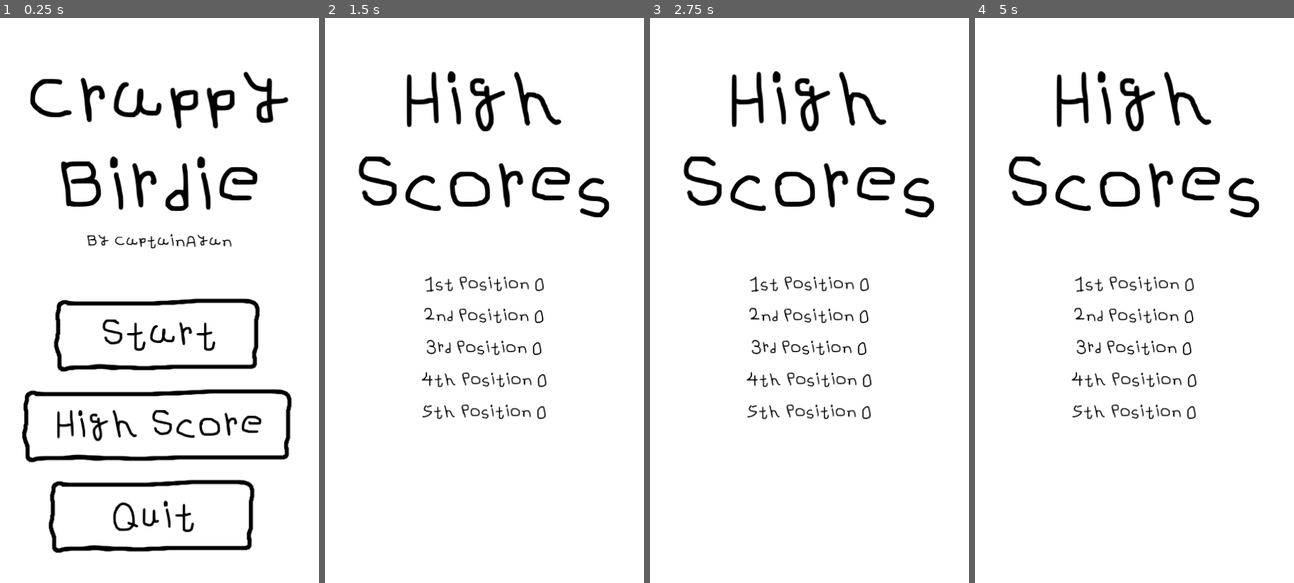
Above: before the commit, frames 1-4 (left to right).
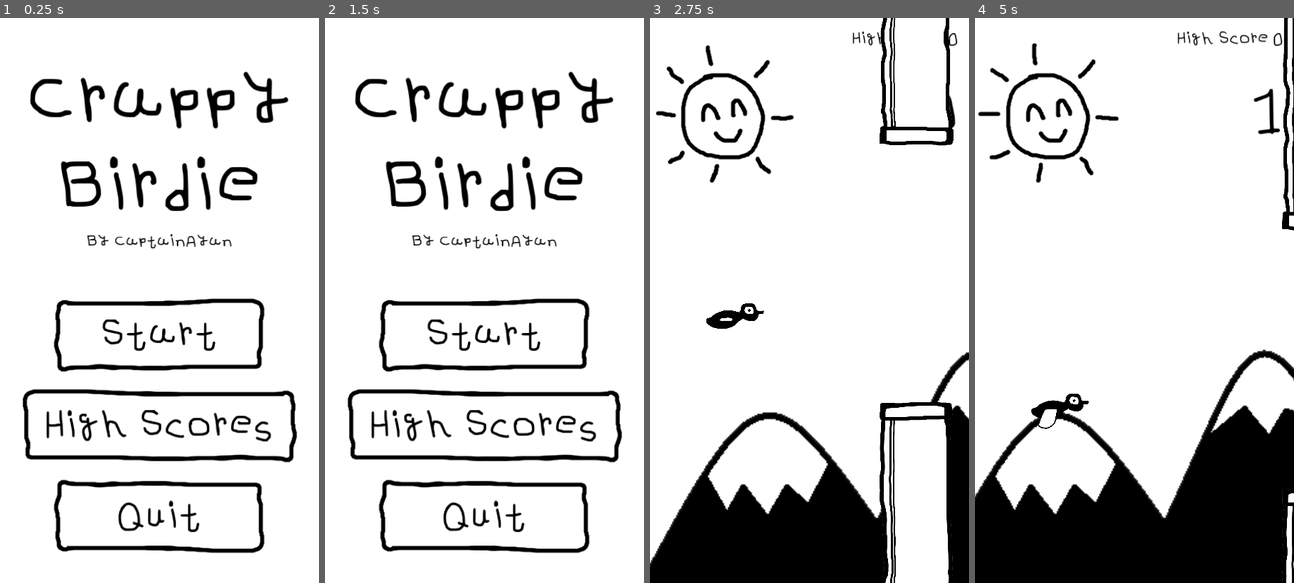
Above: after the commit, the same moments.

Repository: captainAyan/crappybirdie
Game: Godot game, scene res://scenes/menu_scene/menu_scene.tscn
The game is run twice, just before and just after one commit, with the same random seed, the same clock (stepped at 60 frames per second) and the same inputs.
Inputs (mouse positions are in pixels of both pictures, inside the frame that each line leads up to):
- Up to frame 1 (0.25 s): no input
- Up to frame 2 (1.5 s): click "High Score" (after the commit: "High Scores") at 0.5 s; click (484, 515) at 1.25 s, where only the run after the commit has a clickable "Menu"
- Up to frame 3 (2.75 s): click (809, 334) at 2 s, where only the run after the commit has a clickable "Start"
- Up to frame 4 (5 s): tap Enter (ui_accept) at 2.75, 3.02, 3.77 s

The runs differ from the first frame. In frame 1, 6.2% of the frame differs, in the area x 6-94%, y 49-95%; in frame 2, 14%; in frame 3, 23%; in frame 4, 29%, in the area x 0-100%, y 0-100%.

Commit message:
fixed all buttons

Diff:
--- a/scenes/game_scene/game_scene.gd
+++ b/scenes/game_scene/game_scene.gd
@@ -3,10 +3,9 @@
 var speed:int = 250
 var speed_increment:int = 10
 var speed_increment_score:int = 10
+var mountain_distance = 10
 
 var gameover:bool = false
-
-var mountain_distance = 10
 
 enum Gap { SMALL, MID, BIG }
 var current_gap_state:Gap = Gap.MID
--- a/scenes/gameover_scene/gameover_scene.gd
+++ b/scenes/gameover_scene/gameover_scene.gd
@@ -4,6 +4,9 @@
 	$UICanvasLayer/YourScoreLabel.text = "Your Score " + str(ScoreManager.current_score)
 	ScoreManager.update_current_score(0)
 	$UICanvasLayer/HighScoreLabel.text = "High Score " + str(ScoreManager.high_scores[0])
+
+func _on_menu_button_pressed():
+	get_tree().change_scene_to_file("res://scenes/menu_scene/menu_scene.tscn")
 
 func _on_restart_game_button_pressed():
 	get_tree().change_scene_to_file("res://scenes/game_scene/game_scene.tscn")
--- a/scenes/gameover_scene/gameover_scene.tscn
+++ b/scenes/gameover_scene/gameover_scene.tscn
@@ -1,11 +1,14 @@
-[gd_scene load_steps=4 format=3 uid="uid://dqe15vfr2i477"]
+[gd_scene load_steps=5 format=3 uid="uid://dqe15vfr2i477"]
 
 [ext_resource type="FontFile" uid="uid://kl7l1rnj2f6v" path="res://assets/Myfont-Regular.ttf" id="1_7t6pa"]
 [ext_resource type="Script" path="res://scenes/gameover_scene/gameover_scene.gd" id="1_e2l8b"]
 [ext_resource type="Texture2D" uid="uid://bm5pe5wjjh12p" path="res://assets/nine_patch_botton_texture.png" id="2_8a15w"]
+[ext_resource type="Texture2D" uid="uid://bvi4uix7xs3oa" path="res://assets/restart.png" id="4_ecpkh"]
 
 [node name="GameoverScene" type="Node2D"]
 script = ExtResource("1_e2l8b")
+metadata/_edit_horizontal_guides_ = [808.0, 688.0, 656.0]
+metadata/_edit_vertical_guides_ = [240.0]
 
 [node name="BackgroundColorCanvasLayer" type="CanvasLayer" parent="."]
 layer = -1
@@ -70,19 +73,19 @@
 anchor_top = 1.0
 anchor_right = 0.5
 anchor_bottom = 1.0
-offset_left = -168.0
-offset_top = -160.0
-offset_right = 168.0
-offset_bottom = -40.0
+offset_left = -48.0
+offset_top = -288.0
+offset_right = 48.0
+offset_bottom = -192.0
 grow_horizontal = 2
 grow_vertical = 0
+metadata/_edit_lock_ = true
 metadata/_edit_group_ = true
-metadata/_edit_lock_ = true
 
 [node name="NinePatchRect" type="NinePatchRect" parent="UICanvasLayer/RestartGameButton"]
 layout_mode = 0
-offset_right = 336.0
-offset_bottom = 120.0
+offset_right = 96.0
+offset_bottom = 96.0
 texture = ExtResource("2_8a15w")
 patch_margin_left = 24
 patch_margin_top = 24
@@ -90,7 +93,38 @@
 patch_margin_bottom = 24
 metadata/_edit_lock_ = true
 
-[node name="Label" type="Label" parent="UICanvasLayer/RestartGameButton"]
+[node name="Restart" type="Sprite2D" parent="UICanvasLayer/RestartGameButton"]
+position = Vector2(48, 48)
+scale = Vector2(0.571429, 0.55814)
+texture = ExtResource("4_ecpkh")
+metadata/_edit_lock_ = true
+
+[node name="MenuButton" type="TextureButton" parent="UICanvasLayer"]
+anchors_preset = 7
+anchor_left = 0.5
+anchor_top = 1.0
+anchor_right = 0.5
+anchor_bottom = 1.0
+offset_left = -160.0
+offset_top = -160.0
+offset_right = 160.0
+offset_bottom = -40.0
+grow_horizontal = 2
+grow_vertical = 0
+metadata/_edit_group_ = true
+metadata/_edit_lock_ = true
+
+[node name="NinePatchRect" type="NinePatchRect" parent="UICanvasLayer/MenuButton"]
+layout_mode = 0
+offset_right = 320.0
+offset_bottom = 120.0
+texture = ExtResource("2_8a15w")
+patch_margin_left = 24
+patch_margin_top = 24
+patch_margin_right = 24
+patch_margin_bottom = 24
+
+[node name="Label" type="Label" parent="UICanvasLayer/MenuButton"]
 layout_mode = 1
 anchors_preset = 15
 anchor_right = 1.0
@@ -100,9 +134,9 @@
 theme_override_colors/font_color = Color(0, 0, 0, 1)
 theme_override_fonts/font = ExtResource("1_7t6pa")
 theme_override_font_sizes/font_size = 64
-text = "Restart"
+text = "Menu"
 horizontal_alignment = 1
 vertical_alignment = 1
-metadata/_edit_lock_ = true
 
 [connection signal="pressed" from="UICanvasLayer/RestartGameButton" to="." method="_on_restart_game_button_pressed"]
+[connection signal="pressed" from="UICanvasLayer/MenuButton" to="." method="_on_menu_button_pressed"]
--- a/scenes/high_score_scene/high_score_scene.gd
+++ b/scenes/high_score_scene/high_score_scene.gd
@@ -12,3 +12,7 @@
 	if what == NOTIFICATION_WM_GO_BACK_REQUEST:
 		get_tree().change_scene_to_file("res://scenes/menu_scene/menu_scene.tscn")
 		#get_tree().quit() # default behavior
+
+
+func _on_menu_button_pressed():
+	get_tree().change_scene_to_file("res://scenes/menu_scene/menu_scene.tscn")
--- a/scenes/high_score_scene/high_score_scene.tscn
+++ b/scenes/high_score_scene/high_score_scene.tscn
@@ -1,10 +1,13 @@
-[gd_scene load_steps=3 format=3 uid="uid://wj1pfg1v5lkb"]
+[gd_scene load_steps=4 format=3 uid="uid://wj1pfg1v5lkb"]
 
 [ext_resource type="FontFile" uid="uid://kl7l1rnj2f6v" path="res://assets/Myfont-Regular.ttf" id="1_b36y5"]
 [ext_resource type="Script" path="res://scenes/high_score_scene/high_score_scene.gd" id="1_ymhtu"]
+[ext_resource type="Texture2D" uid="uid://bm5pe5wjjh12p" path="res://assets/nine_patch_botton_texture.png" id="3_7r8eq"]
 
 [node name="HighScoreScene" type="Node2D"]
 script = ExtResource("1_ymhtu")
+metadata/_edit_vertical_guides_ = [240.0]
+metadata/_edit_horizontal_guides_ = [808.0]
 
 [node name="BackgroundColorCanvasLayer" type="CanvasLayer" parent="."]
 layer = -1
@@ -33,7 +36,6 @@
 Scores"
 horizontal_alignment = 1
 vertical_alignment = 1
-metadata/_edit_lock_ = true
 
 [node name="HighScore1stPositionLabel" type="Label" parent="UICanvasLayer"]
 anchors_preset = 10
@@ -105,3 +107,44 @@
 horizontal_alignment = 1
 vertical_alignment = 1
 metadata/_edit_lock_ = true
+
+[node name="MenuButton" type="TextureButton" parent="."]
+anchors_preset = 7
+anchor_left = 0.5
+anchor_top = 1.0
+anchor_right = 0.5
+anchor_bottom = 1.0
+offset_left = 80.0
+offset_top = 688.0
+offset_right = 400.0
+offset_bottom = 808.0
+grow_horizontal = 2
+grow_vertical = 0
+metadata/_edit_group_ = true
+metadata/_edit_lock_ = true
+
+[node name="NinePatchRect" type="NinePatchRect" parent="MenuButton"]
+layout_mode = 0
+offset_right = 320.0
+offset_bottom = 120.0
+texture = ExtResource("3_7r8eq")
+patch_margin_left = 24
+patch_margin_top = 24
+patch_margin_right = 24
+patch_margin_bottom = 24
+
+[node name="Label" type="Label" parent="MenuButton"]
+layout_mode = 1
+anchors_preset = 15
+anchor_right = 1.0
+anchor_bottom = 1.0
+grow_horizontal = 2
+grow_vertical = 2
+theme_override_colors/font_color = Color(0, 0, 0, 1)
+theme_override_fonts/font = ExtResource("1_b36y5")
+theme_override_font_sizes/font_size = 64
+text = "Menu"
+horizontal_alignment = 1
+vertical_alignment = 1
+
+[connection signal="pressed" from="MenuButton" to="." method="_on_menu_button_pressed"]
--- a/scenes/menu_scene/menu_scene.tscn
+++ b/scenes/menu_scene/menu_scene.tscn
@@ -6,6 +6,8 @@
 
 [node name="MenuScene" type="Node2D"]
 script = ExtResource("1_2ruur")
+metadata/_edit_vertical_guides_ = [400.0, 80.0, 32.0, 448.0, 240.0]
+metadata/_edit_horizontal_guides_ = [536.0, 552.0, 672.0, 688.0, 416.0, 808.0]
 
 [node name="BackgroundColorCanvasLayer" type="CanvasLayer" parent="."]
 layer = -1
@@ -111,14 +113,15 @@
 
 [node name="NinePatchRect" type="NinePatchRect" parent="UICanvasLayer/HighScoreButton"]
 layout_mode = 0
-offset_right = 416.0
+offset_left = 416.0
+offset_right = 832.0
 offset_bottom = 120.0
+scale = Vector2(-1, 1)
 texture = ExtResource("3_mecw2")
 patch_margin_left = 24
 patch_margin_top = 24
 patch_margin_right = 24
 patch_margin_bottom = 24
-metadata/_edit_lock_ = true
 
 [node name="Label" type="Label" parent="UICanvasLayer/HighScoreButton"]
 layout_mode = 1
@@ -130,7 +133,8 @@
 theme_override_colors/font_color = Color(0, 0, 0, 1)
 theme_override_fonts/font = ExtResource("1_h8d5j")
 theme_override_font_sizes/font_size = 64
-text = "High Score"
+text = "High Scores
+"
 horizontal_alignment = 1
 vertical_alignment = 1
 metadata/_edit_lock_ = true
@@ -141,9 +145,9 @@
 anchor_top = 1.0
 anchor_right = 0.5
 anchor_bottom = 1.0
-offset_left = -168.0
+offset_left = -160.0
 offset_top = -160.0
-offset_right = 152.0
+offset_right = 160.0
 offset_bottom = -40.0
 grow_horizontal = 2
 grow_vertical = 0
@@ -152,8 +156,10 @@
 
 [node name="NinePatchRect" type="NinePatchRect" parent="UICanvasLayer/QuitButton"]
 layout_mode = 0
+offset_top = 120.0
 offset_right = 320.0
-offset_bottom = 120.0
+offset_bottom = 240.0
+scale = Vector2(1, -1)
 texture = ExtResource("3_mecw2")
 patch_margin_left = 24
 patch_margin_top = 24
Binary file changed: assets/nine_patch_botton_texture.png
Binary file added: assets/restart.png
Not shown, added: assets/restart.png.import
